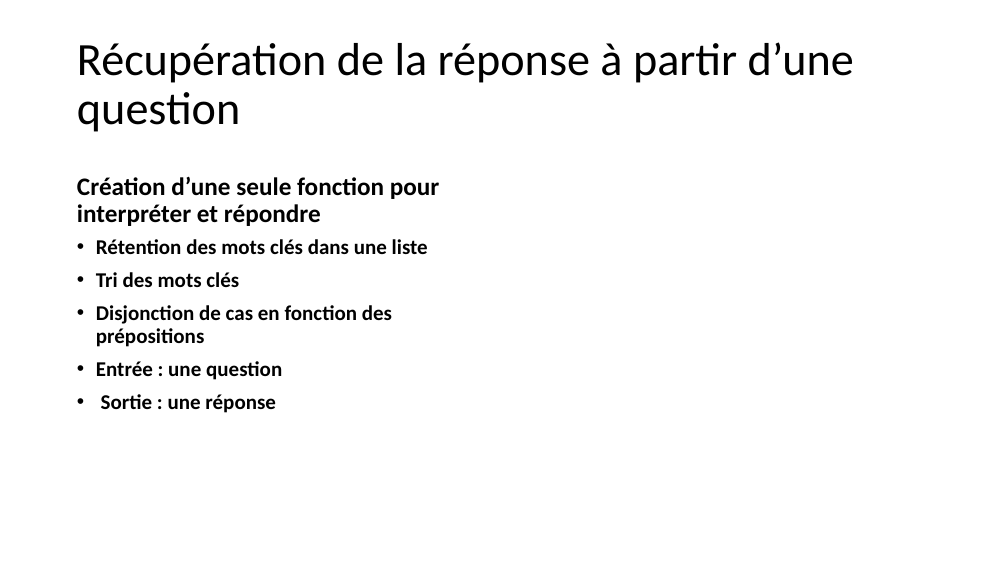
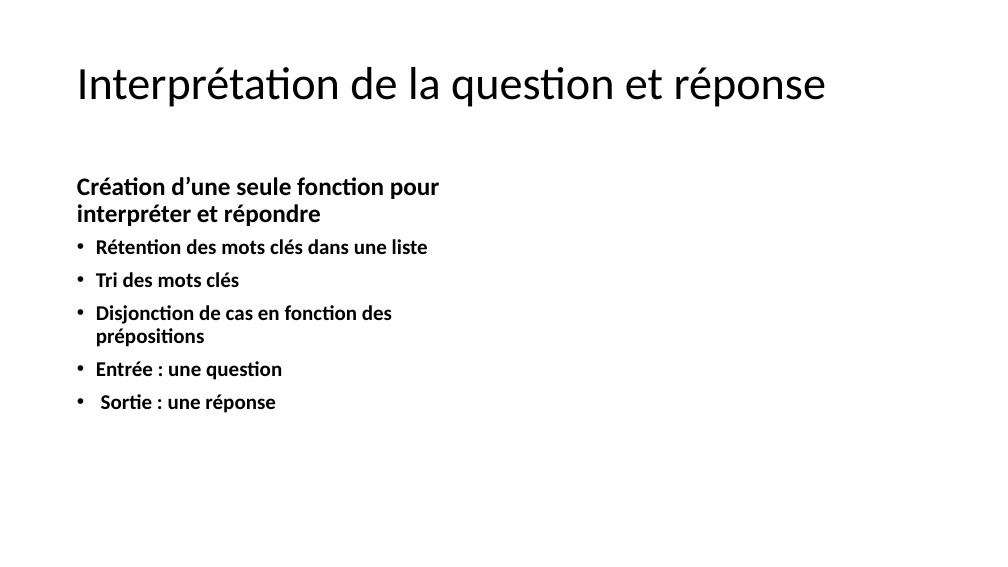
Before and after one commit to PorteAntoine/IHM_PEPPER_CPE2017, a slide deck: slide 17 of Rapport/Diapo_ihm_pepper.pptx. Drawn at 1008x567 pixels with LibreOffice and Linux fonts; fonts in the diff are those of the drawing; background and template pictures are left out. Boxes give left, top, right and bottom in pixels: in the first picture for what was removed or moved away, otherwise in the second. Text is boxed around its words. In the diff, an @@ line names an element or a change of style, - is before the commit and + after.

```diff
--- a/Rapport/Diapo_ihm_pepper.pptx
+++ b/Rapport/Diapo_ihm_pepper.pptx
@@ title at (77,67,826,107): text changed @@
-Récupération de la réponse à partir d’une question
+Interprétation de la question et réponse
```
Also in this commit, not shown: 6 other slides changed.
